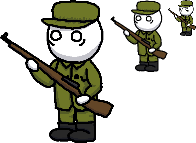
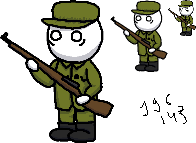
Two versions of the same layered image (196 × 143). Layer-by-layer changes:
painted on "Layer 5" over [140, 94, 187, 124]
